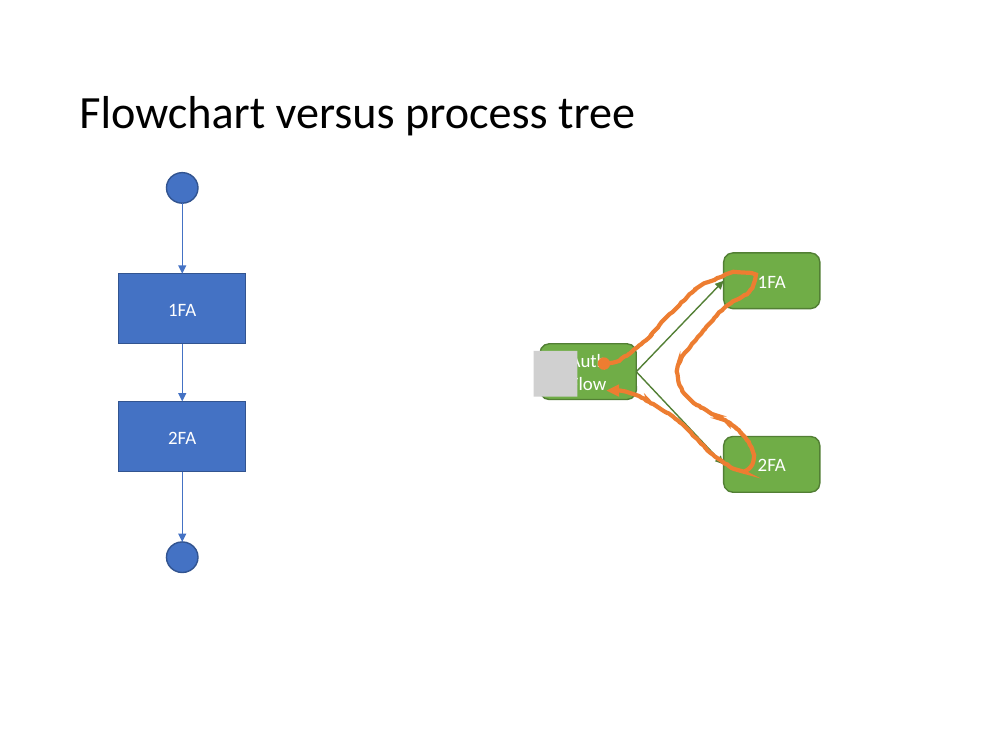
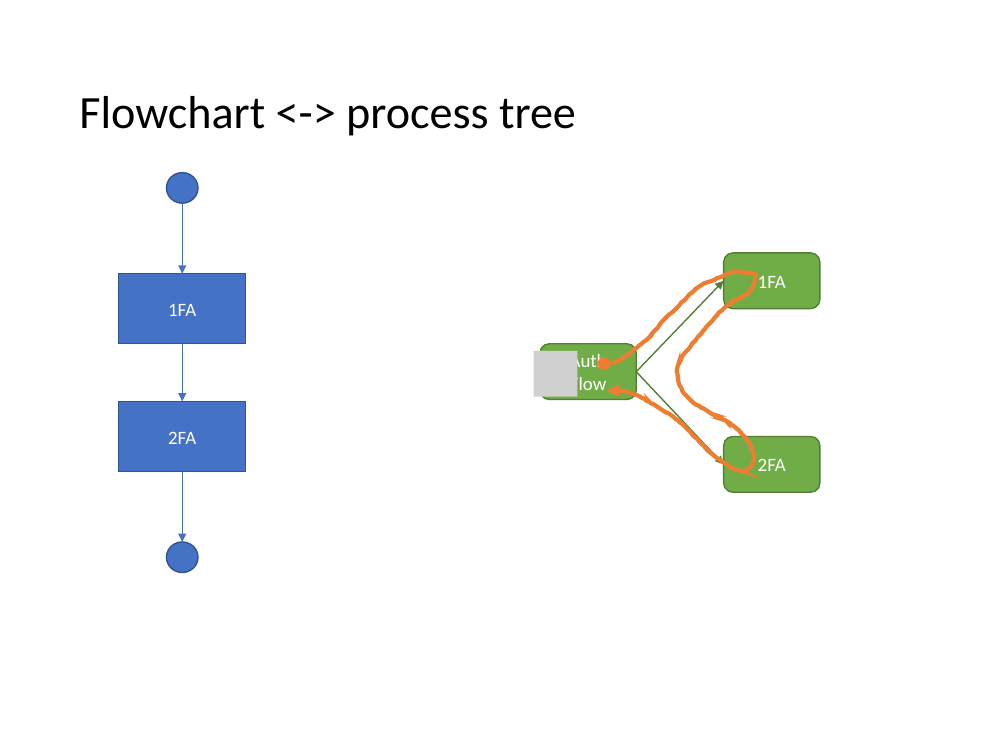
Before and after one commit to juandid/medusa-flow-visualizer, a slide deck: slide 8 of doc/Visualisierung_von_Authentication_Flows.pptx. Drawn at 1008x756 pixels with LibreOffice and Linux fonts; fonts in the diff are those of the drawing; grey boxes stand for pictures. Boxes give left, top, right and bottom in pixels: in the first picture for what was removed or moved away, otherwise in the second. Text is boxed around its words. In the diff, an @@ line names an element or a change of style, - is before the commit and + after.

```diff
--- a/doc/Visualisierung_von_Authentication_Flows.pptx
+++ b/doc/Visualisierung_von_Authentication_Flows.pptx
@@ title at [79, 96, 576, 136]: text changed @@
-Flowchart versus process tree
+Flowchart <-> process tree
```
Also in this commit, not shown: 8 other slides changed, 3 slides added, 1 slide removed.
